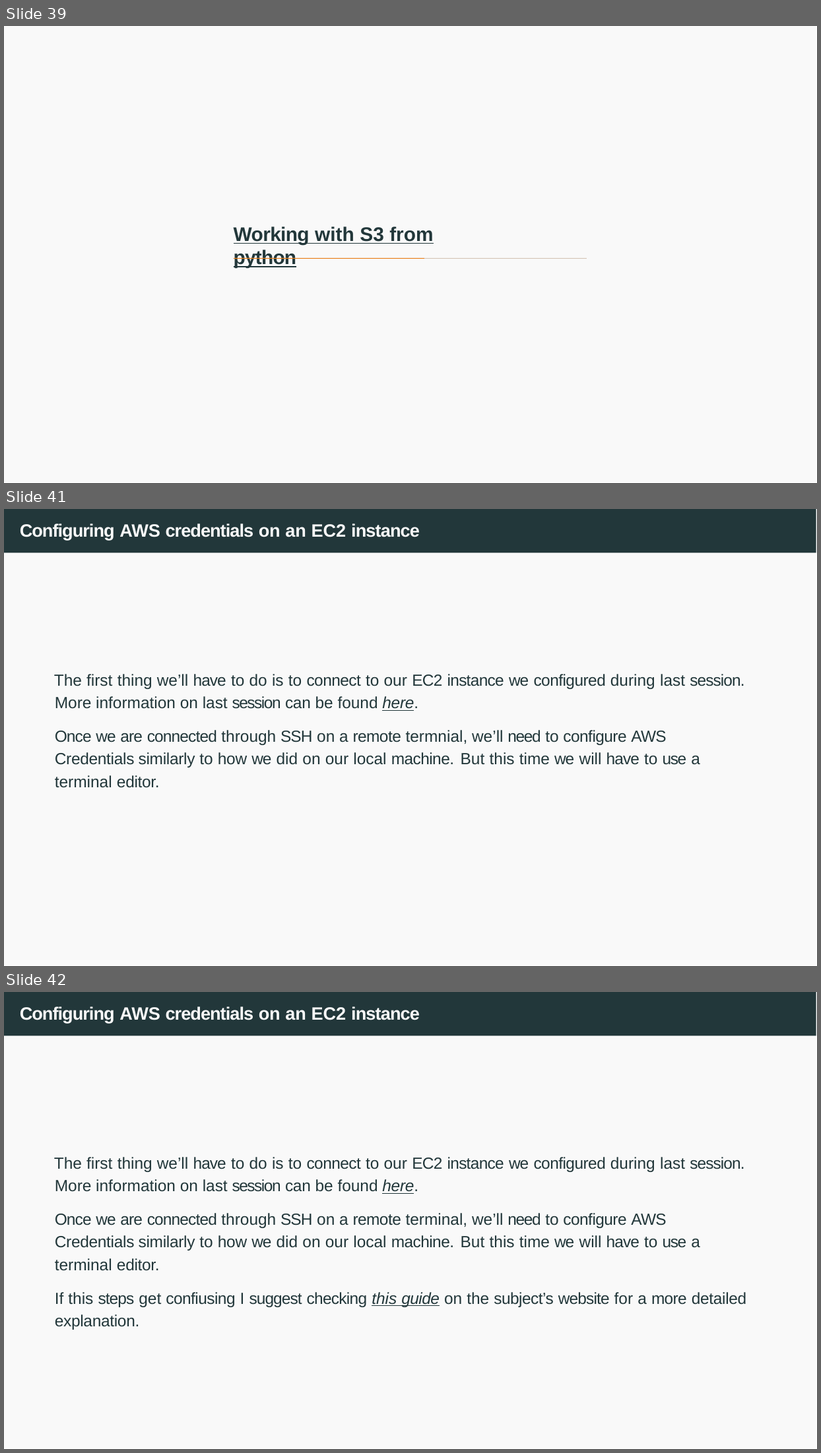
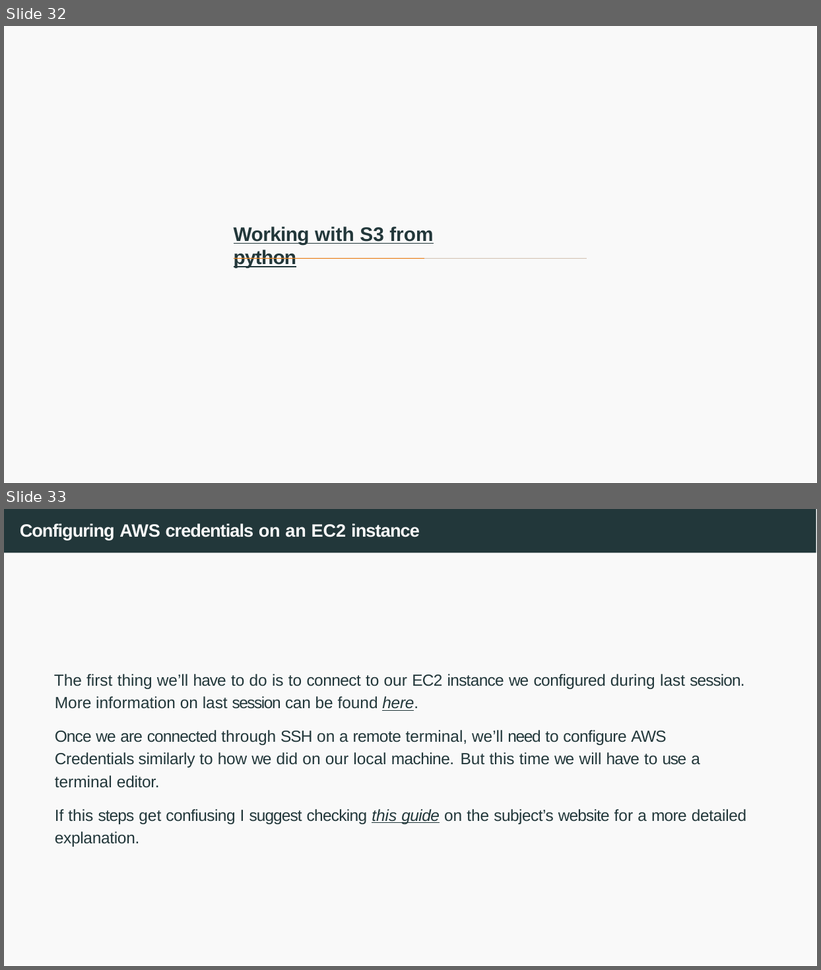
Before and after one commit to joanpaucm/HPDCB, a slide deck: src/slides/Session 4 - AWS S3-2026.pptx. Shown one above the other, each under a label of ours: slides 39, 41 and 42 before the commit, slides 32 and 33 after it; the slides between them are not shown. The pictures are 821x1453 and 821x970 pixels, drawn with LibreOffice and Linux fonts; fonts in the diff are those of the drawing. Boxes give left, top, right and bottom in pixels: in the first picture for what was removed or moved away, otherwise in the second. Text is boxed around its words. In the diff, an @@ line names an element or a change of style, - is before the commit and + after.

```diff
--- a/src/slides/Session 4 - AWS S3-2026.pptx
+++ b/src/slides/Session 4 - AWS S3-2026.pptx
@@ slide 41 removed at <box>4,509,817,966</box>, background #FFFFFF; not listed: 1 template element that a slide beside it also shows @@
@@ freeform shape removed at <box>4,509,816,553</box> @@
@@ title removed at <box>20,524,420,540</box> @@
-Configuring AWS credentials on an EC2 instance
@@ text removed at <box>54,674,745,768</box> @@
-The first thing we’ll have to do is to connect to our EC2 instance we configured during last session. More information on last session can be found here.
-Once we are connected through SSH on a remote termnial, we’ll need to configure AWS Credentials similarly to how we did on our local machine. But this time we will have to use a terminal editor.
@@ what was slide 39 is now slide 32 @@
@@ what was slide 42 is now slide 33 @@
```
Also in this commit, not shown: 1 slide changed, 16 other slides removed, 3 other files.
